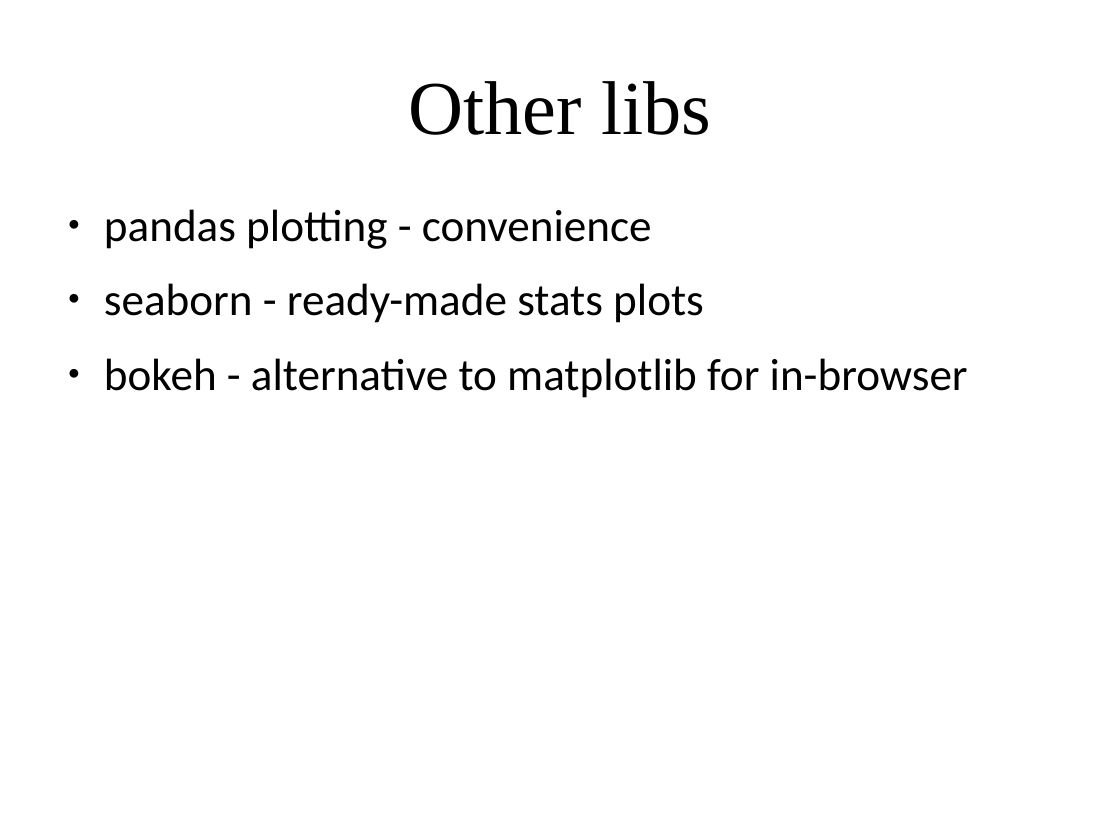
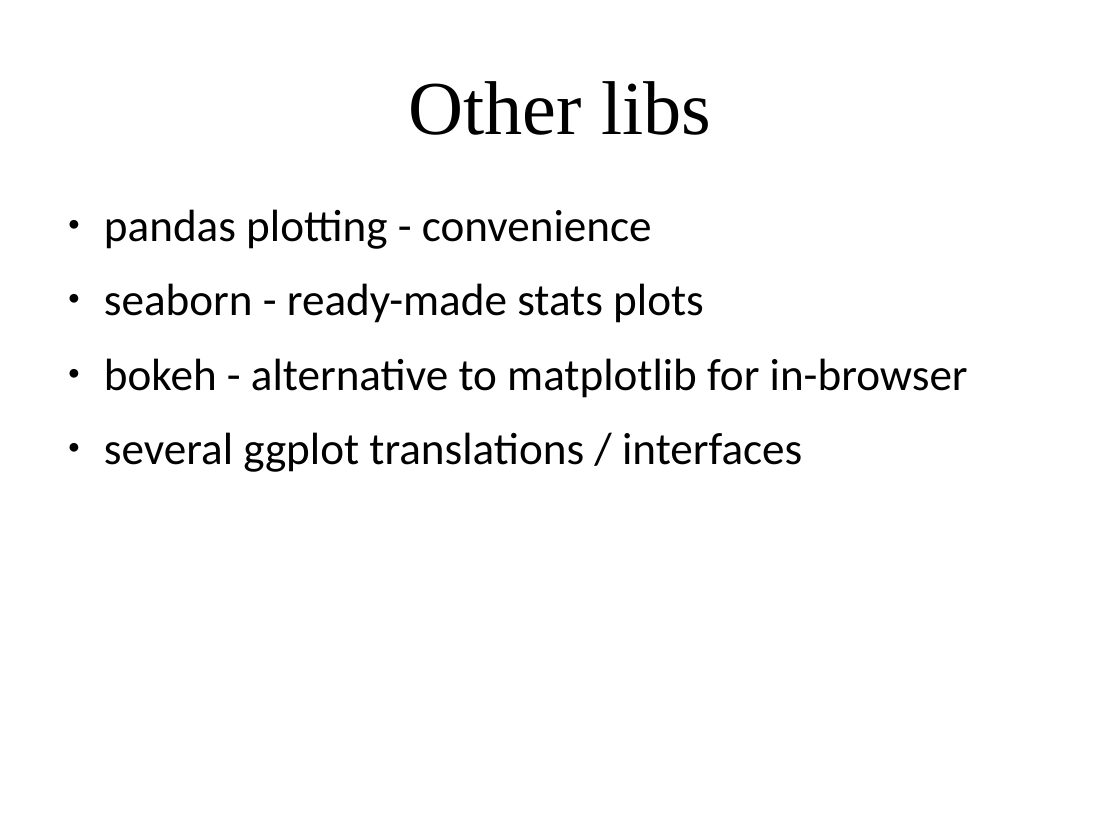
Before and after one commit to amueller/applied_ml_spring_2017, a slide deck: slide 13 of slides/aml-03-012517.odp (slide 28 before the commit). Drawn at 1120x840 pixels with LibreOffice and Linux fonts; fonts in the diff are those of the drawing. Boxes give left, top, right and bottom in pixels: in the first picture for what was removed or moved away, otherwise in the second. Text is boxed around its words. In the diff, an @@ line names an element or a change of style, - is before the commit and + after.

```diff
--- a/slides/aml-03-012517.odp
+++ b/slides/aml-03-012517.odp
@@ text at (x1=104, y1=432, x2=802, y2=472): paragraph added @@
+● several ggplot translations / interfaces
```
Also in this commit, not shown: 5 other slides changed, 3 slides added, 2 slides removed, 1 other file.
